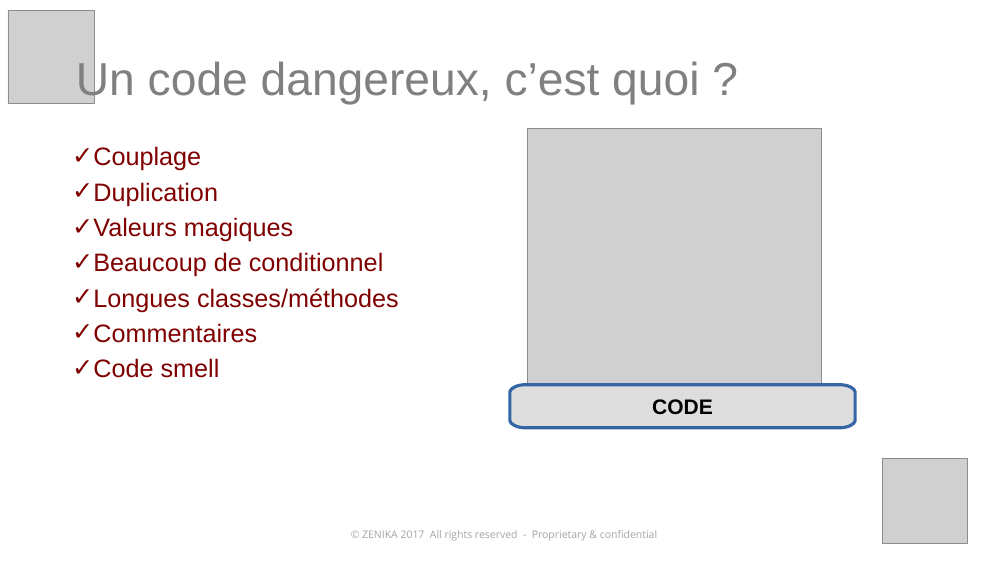
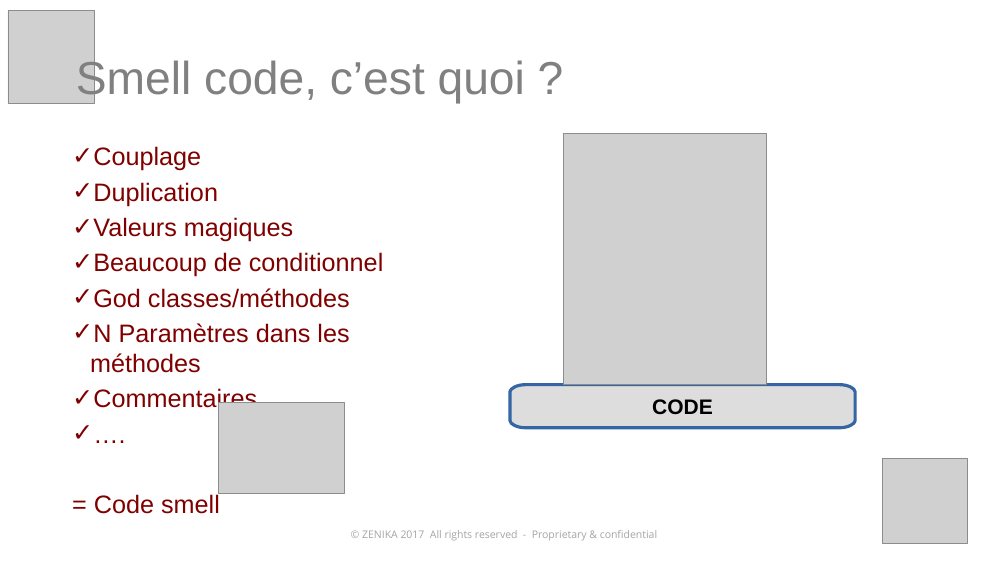
Before and after one commit to kronann/solid-dinosaur, a slide deck: slide 4 of solid-workshop.pptx. Drawn at 1008x567 pixels with LibreOffice and Linux fonts; fonts in the diff are those of the drawing; grey boxes stand for pictures. Boxes give left, top, right and bottom in pixels: in the first picture for what was removed or moved away, otherwise in the second. Text is boxed around its words. In the diff, an @@ line names an element or a change of style, - is before the commit and + after.

```diff
--- a/solid-workshop.pptx
+++ b/solid-workshop.pptx
@@ text at [76,58,525,104]: text changed @@
-Un code dangereux, c’est quoi ?
+Smell code, c’est quoi ?
@@ text at [93,146,383,413]: indent changed @@
@@ picture: place and size @@
-picture at [528,129,821,422]
+picture at [563,134,766,385]
@@ text at [90,288,350,373]: text changed @@
-✓ Longues classes/méthodes
+✓ God classes/méthodes
+✓ N Paramètres dans les méthodes
@@ picture added at [219,402,344,494] @@
@@ text at [94,493,220,514]: text changed @@
-✓ Code smell
+✓ ….
+= Code smell
```
Also in this commit, not shown: 10 other slides changed, 5 slides added, 3 slides removed.
